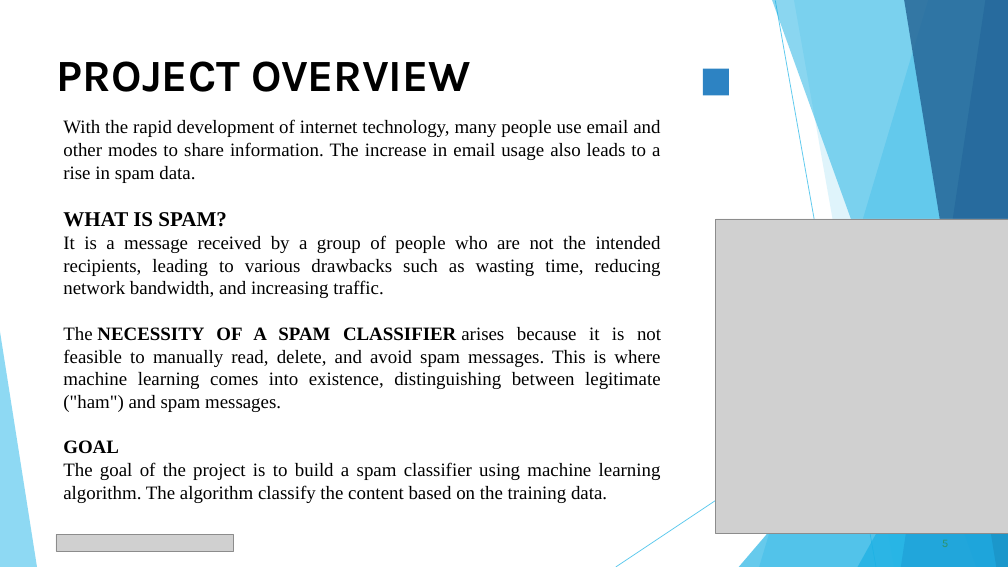
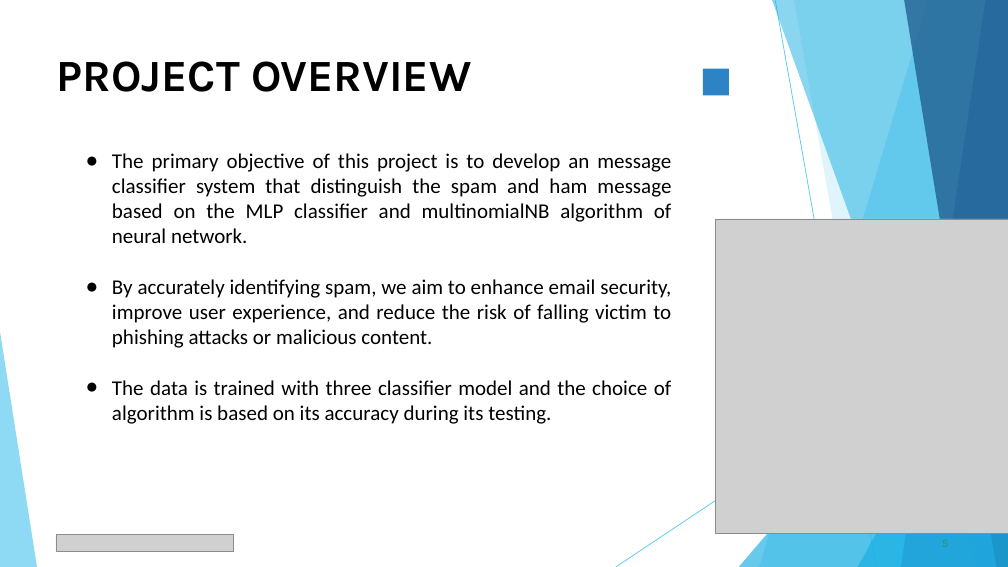
Before and after one commit to Rishika-1202/TNSDC_Generative-AI, a slide deck: slide 5 of SPAM_CLASSIFIER.pptx. Drawn at 1008x567 pixels with LibreOffice and Linux fonts; fonts in the diff are those of the drawing; grey boxes stand for pictures. Boxes give left, top, right and bottom in pixels: in the first picture for what was removed or moved away, otherwise in the second. Text is boxed around its words. In the diff, an @@ line names an element or a change of style, - is before the commit and + after.

```diff
--- a/SPAM_CLASSIFIER.pptx
+++ b/SPAM_CLASSIFIER.pptx
@@ text removed at [63,119,661,503] @@
-With the rapid development of internet technology, many people use email and other modes to share information. The increase in email usage also leads to a rise in spam data.
-WHAT IS SPAM?
-It is a message received by a group of people who are not the intended recipients, leading to various drawbacks such as wasting time, reducing network bandwidth, and increasing traffic.
-The NECESSITY OF A SPAM CLASSIFIER arises because it is not feasible to manually read, delete, and avoid spam messages. This is where machine learning comes into existence, distinguishing between legitimate ("ham") and spam messages.
-GOAL
-The goal of the project is to build a spam classifier using machine learning algorithm. The algorithm classify the content based on the training data.
@@ text added at [112,153,671,424], 20 pt, text #000000 @@
+● The primary objective of this project is to develop an message classifier system that distinguish the spam and ham message based on the MLP classifier and multinomialNB algorithm of neural network.
+● By accurately identifying spam, we aim to enhance email security, improve user experience, and reduce the risk of falling victim to phishing attacks or malicious content.
+● The data is trained with three classifier model and the choice of algorithm is based on its accuracy during its testing.
```
Also in this commit, not shown: 6 other slides changed, 5 slides added, 3 slides removed.
